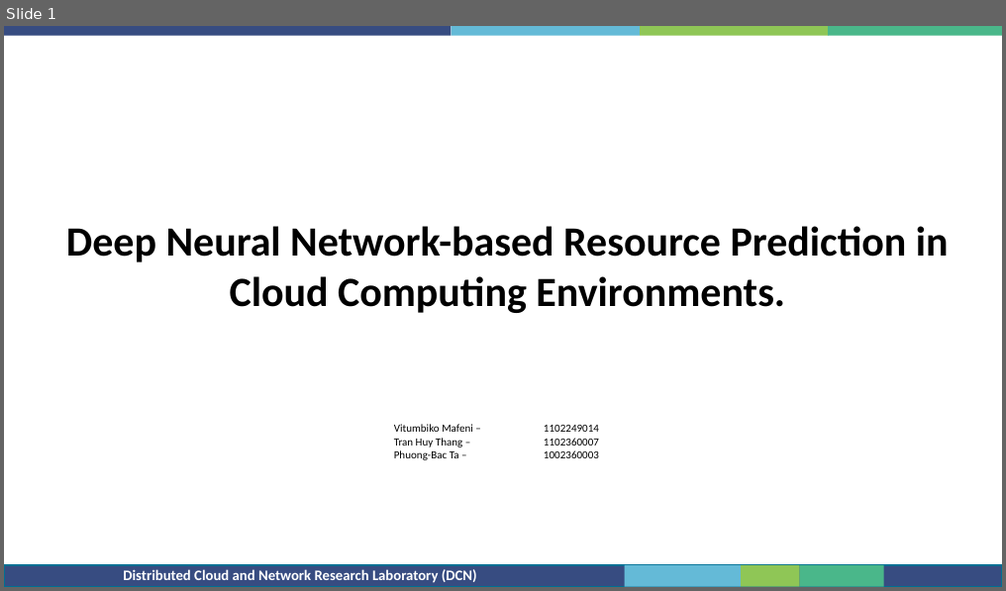
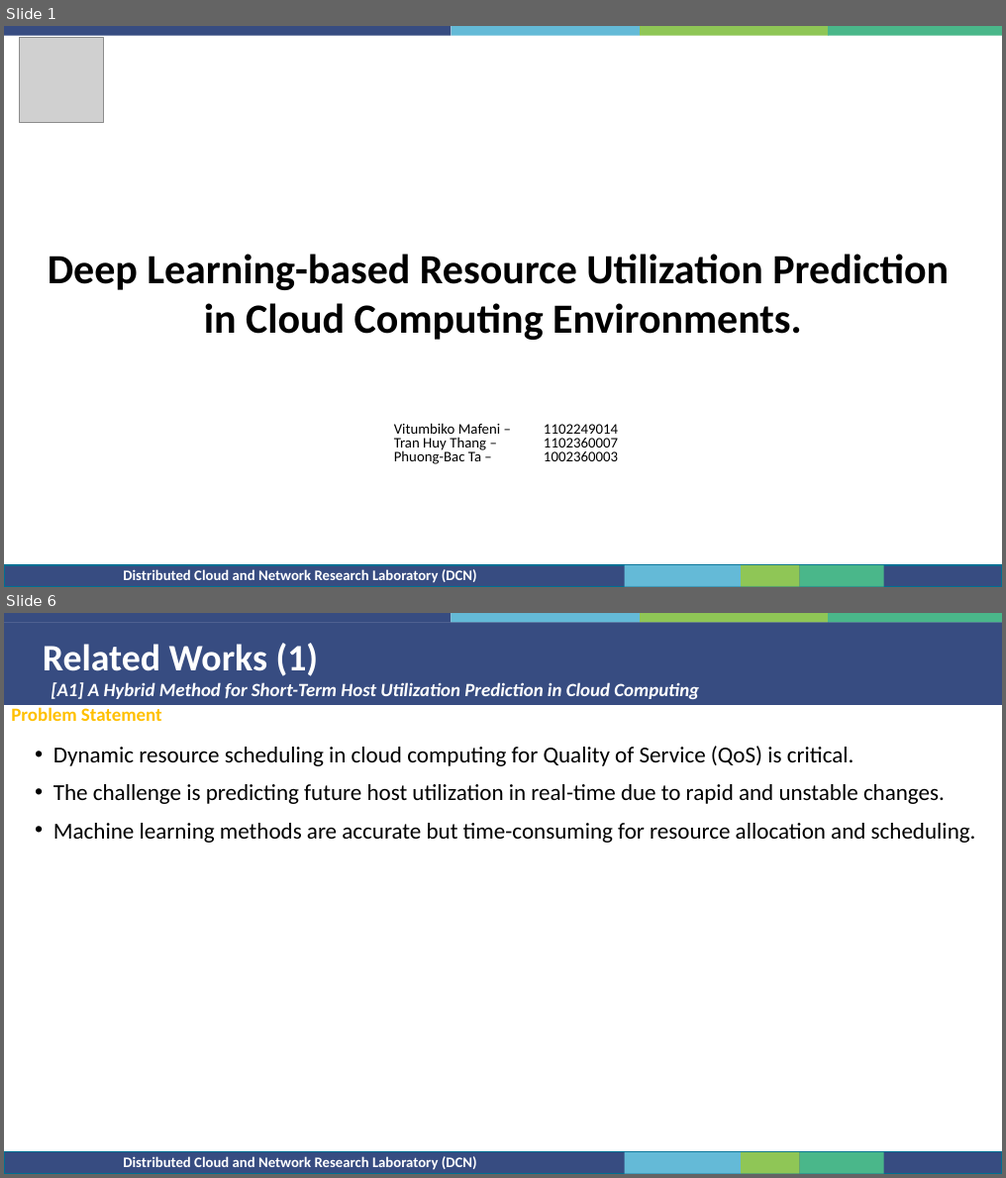
Before and after one commit to bactp/ml-class-project-20232, a slide deck: Integrated-Project.pptx. Shown one above the other, each under a label of ours: slide 1 before the commit, slides 1 and 6 after it; the slides between them are not shown. The pictures are 1006x591 and 1006x1178 pixels, drawn with LibreOffice and Linux fonts; fonts in the diff are those of the drawing; grey boxes stand for pictures; background and template pictures are left out. Boxes give left, top, right and bottom in pixels: in the first picture for what was removed or moved away, otherwise in the second. Text is boxed around its words. In the diff, an @@ line names an element or a change of style, - is before the commit and + after.

```diff
--- a/Integrated-Project.pptx
+++ b/Integrated-Project.pptx
@@ slide 6 added at [4, 613, 1002, 1174], background #FFFFFF; not listed: 7 template elements that a slide beside it also shows @@
@@ rectangle added at [4, 622, 1002, 704], fill #384C81 @@
@@ text added at [43, 643, 319, 676], 36 pt, text #FFFFFF, bold @@
+Related Works (1)
@@ title added at [51, 682, 699, 699], 18 pt, text #FFFFFF, bold, italic @@
+[A1] A Hybrid Method for Short-Term Host Utilization Prediction in Cloud Computing
@@ text added at [11, 707, 162, 721], 18 pt, text #FFC000, bold @@
+Problem Statement
@@ text added at [54, 746, 976, 843], 22 pt, text #000000 @@
+• Dynamic resource scheduling in cloud computing for Quality of Service (QoS) is critical.
+• The challenge is predicting future host utilization in real-time due to rapid and unstable changes.
+• Machine learning methods are accurate but time-consuming for resource allocation and scheduling.
@@ rectangle added at [4, 1153, 1002, 1174], fill #384C81, outline #006F93 1 pt @@
@@ text added at [123, 1157, 477, 1170], 14 pt, text #FFFFFF, bold @@
+Distributed Cloud and Network Research Laboratory (DCN)
@@ slide 1 changed as well @@
@@ picture added at [20, 38, 104, 123] @@
@@ text at [48, 254, 948, 340]: text changed @@
-Deep Neural Network-based Resource Prediction in Cloud Computing Environments.
+Deep Learning-based Resource Utilization Prediction
+in Cloud Computing Environments.
@@ text "Vitumbiko Mafeni – 1102249014" at [394, 423, 618, 465]: size 10.6 to 14.2 pt; line spacing 1 to 0.8 @@
```
Also in this commit, not shown: 3 other slides changed, 18 other slides added, 4 slides removed.
